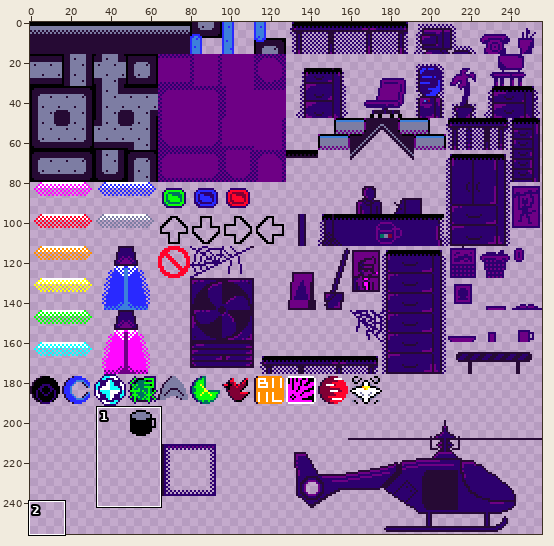
Two states of a sprite sheet, textures/tilesets/tileset1.png. Above, an overview of the earlier version with the close-up marked.
Close-up. The starting point:
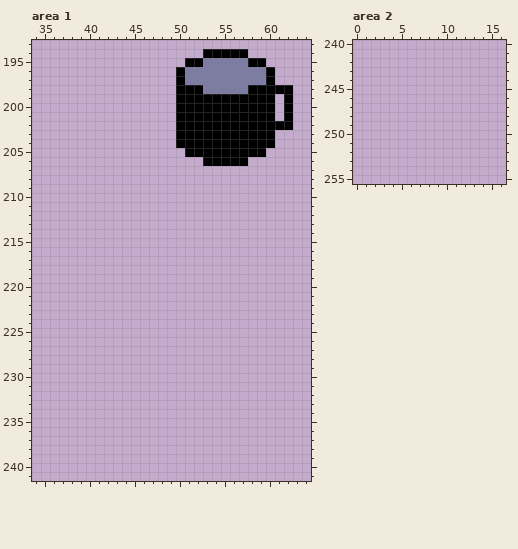
The file is 256x256 pixels. Shown: area 1: x 34..64, y 193..241; area 2: x 0..16, y 240..255. The commit also changed other parts of the picture, which this record leaves out.
New version:
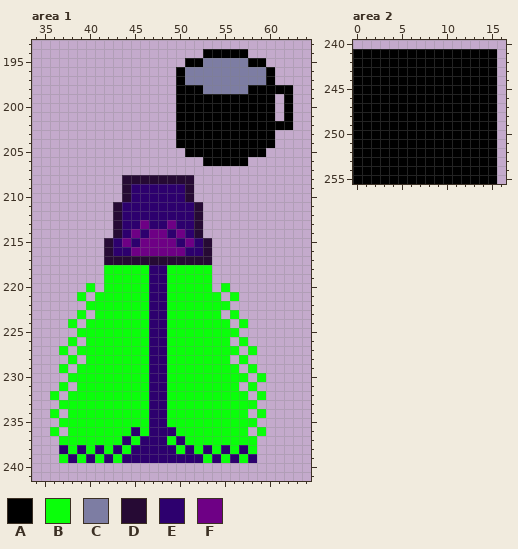
Palette (. is transparent): A #000000  B #0aff0a  C #7d7da3  D #260a34  E #2d006e  F #6e0085
The exact change:
Area 1:
y 208: x 44..51 ........ -> DDDDDDDD
y 209..210: x 44..51 ........ -> DEEEEEED
y 211..212: x 43..52 .......... -> DEEEEEEEED
y 213: x 43..52 .......... -> DEEFEEFEED
y 214: x 43..52 .......... -> DEFEFFEFED
y 215: x 42..53 ............ -> DEFEFFFFEFED
y 216: x 42..53 ............ -> DEEFFFFFFEED
y 217: x 42..53 ............ -> DDDDDDDDDDDD
y 218..219: x 42..53 ............ -> BBBBBEEBBBBB
y 220: x 40 . -> B; x 42..53 ............ -> BBBBBEEBBBBB; x 55 . -> B
y 221: x 39 . -> B; x 41..54 .............. -> BBBBBBEEBBBBBB; x 56 . -> B
y 222: x 40..55 ................ -> BBBBBBBEEBBBBBBB
y 223: x 39 . -> B; x 41..54 .............. -> BBBBBBEEBBBBBB; x 56 . -> B
y 224: x 38 . -> B; x 40..55 ................ -> BBBBBBBEEBBBBBBB; x 57 . -> B
y 225: x 39..56 .................. -> BBBBBBBBEEBBBBBBBB
y 226: x 38 . -> B; x 40..55 ................ -> BBBBBBBEEBBBBBBB; x 57 . -> B
y 227: x 37 . -> B; x 39..56 .................. -> BBBBBBBBEEBBBBBBBB; x 58 . -> B
y 228: x 38 . -> B; x 40..55 ................ -> BBBBBBBEEBBBBBBB; x 57 . -> B
y 229: x 37 . -> B; x 39..56 .................. -> BBBBBBBBEEBBBBBBBB; x 58 . -> B
y 230: x 38..57 .................... -> BBBBBBBBBEEBBBBBBBBB; x 59 . -> B
y 231: x 37 . -> B; x 39..56 .................. -> BBBBBBBBEEBBBBBBBB; x 58 . -> B
y 232: x 36 . -> B; x 38..57 .................... -> BBBBBBBBBEEBBBBBBBBB; x 59 . -> B
y 233: x 37..58 ...................... -> BBBBBBBBBBEEBBBBBBBBBB
y 234: x 36 . -> B; x 38..57 .................... -> BBBBBBBBBEEBBBBBBBBB; x 59 . -> B
y 235: x 37..58 ...................... -> BBBBBBBBBBEEBBBBBBBBBB
y 236: x 36 . -> B; x 38..57 .................... -> BBBBBBBEBEEEBBBBBBBB; x 59 . -> B
y 237: x 37..58 ...................... -> BBBBBBBEBEEEBEBBBBBBBB
y 238: x 37..58 ...................... -> EBEBEBEBEEEEEBEBEBEBEB
y 239: x 37..58 ...................... -> BEBEBEBEEEEEEEEEBEBEBE
Area 2:
y 241..255: x 0..15 ................ -> AAAAAAAAAAAAAAAA
Where, in picture pixels (left, top, right, bottom), the same in both close-ups:
added: (50, 175, 266, 463)
added: (353, 49, 497, 184)
